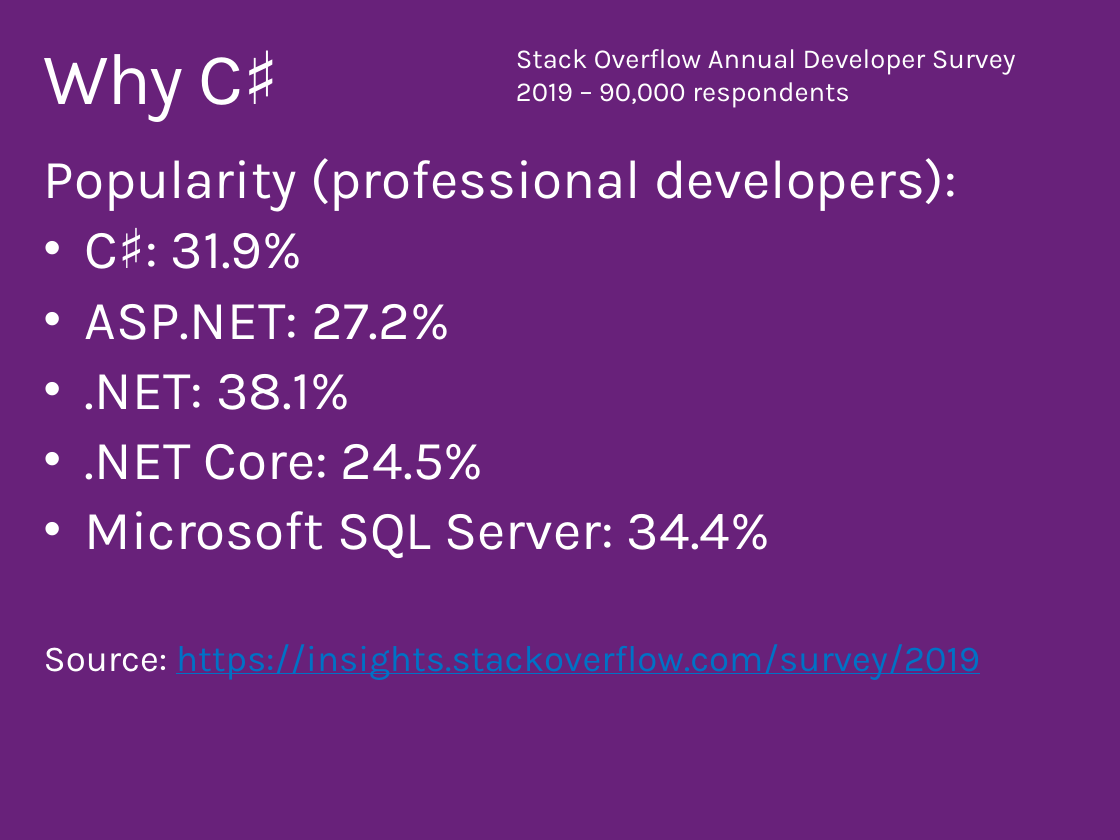
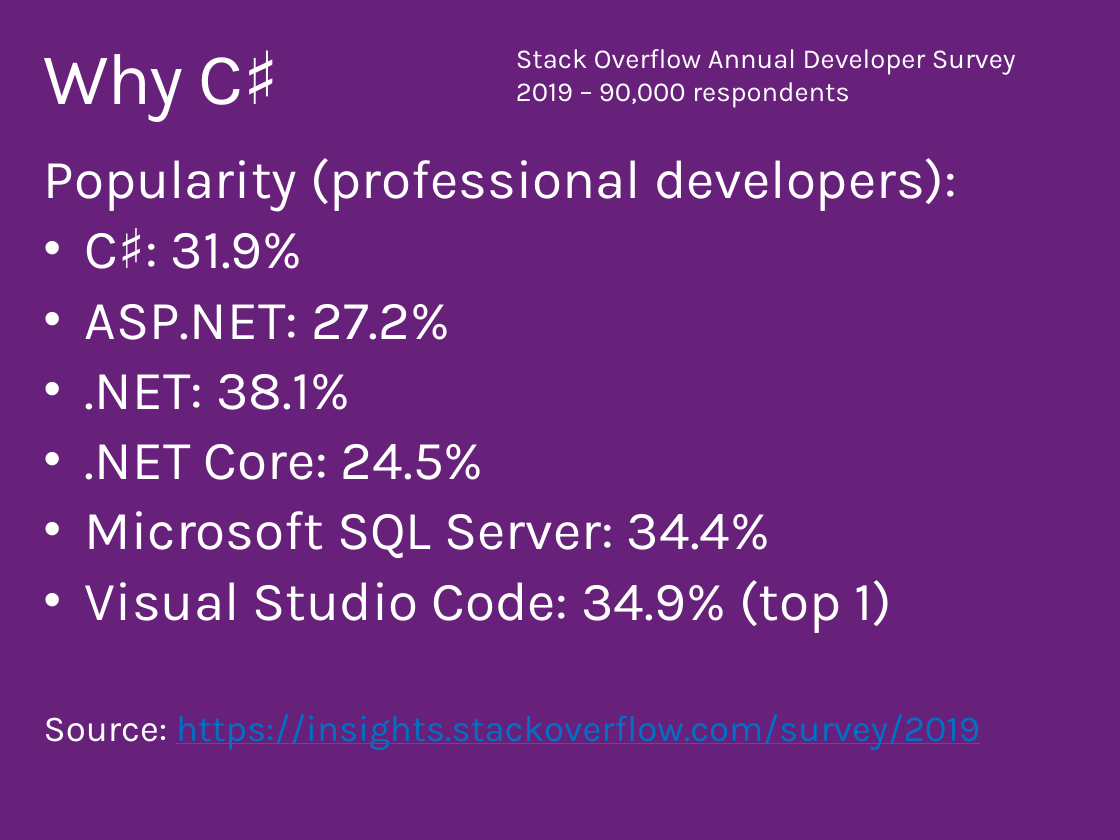
Before and after one commit to ondfisk/BDSA2019, a slide deck: slide 5 of Slides/Lecture01 - Test Driven CSharp.pptx (slide 4 before the commit). Drawn at 1120x840 pixels with LibreOffice and Linux fonts; fonts in the diff are those of the drawing. Boxes give left, top, right and bottom in pixels: in the first picture for what was removed or moved away, otherwise in the second. Text is boxed around its words. In the diff, an @@ line names an element or a change of style, - is before the commit and + after.

```diff
--- a/Slides/Lecture01 - Test Driven CSharp.pptx
+++ b/Slides/Lecture01 - Test Driven CSharp.pptx
@@ text at [85, 580, 892, 633]: paragraph added @@
+• Visual Studio Code: 34.9% (top 1)
```
Also in this commit, not shown: 1 other slide changed, 1 slide added, 6 other files.
